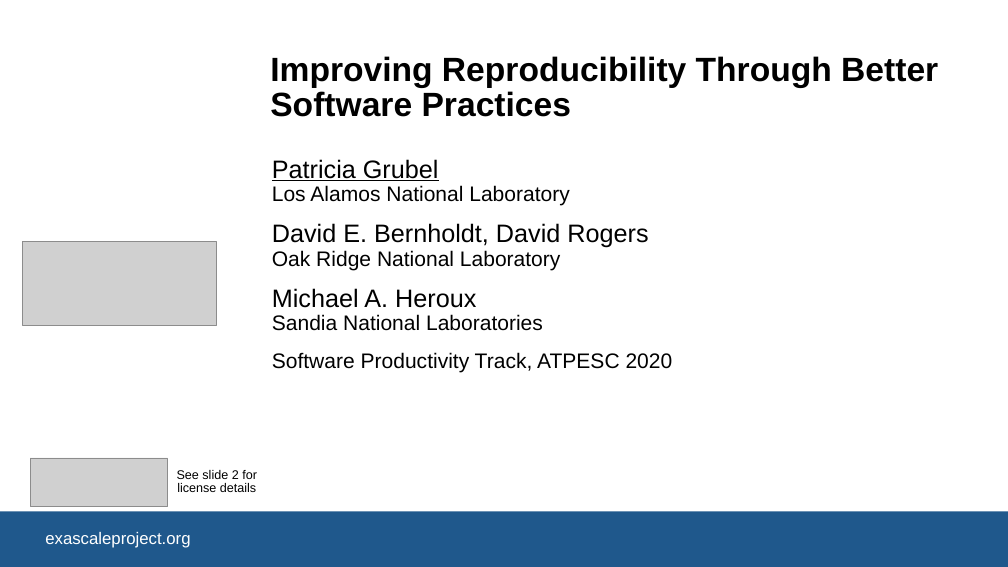
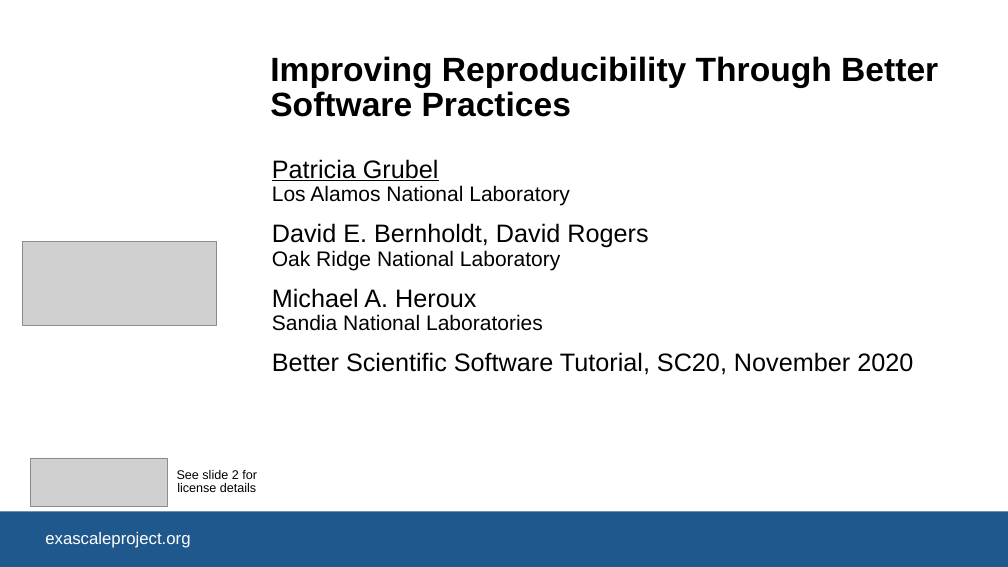
Before and after one commit to bssw-tutorial/presentations, a slide deck: slide 1 of SC20-reproducibility.pptx. Drawn at 1008x567 pixels with LibreOffice and Linux fonts; fonts in the diff are those of the drawing; grey boxes stand for pictures; background and template pictures are left out. Boxes give left, top, right and bottom in pixels: in the first picture for what was removed or moved away, otherwise in the second. Text is boxed around its words. In the diff, an @@ line names an element or a change of style, - is before the commit and + after.

Commit message:
Update SC reproducibility, minor change to git.

```diff
--- a/SC20-reproducibility.pptx
+++ b/SC20-reproducibility.pptx
@@ subtitle at bbox=[272, 352, 913, 375]: text changed; size 20 to 24 pt @@
-Software Productivity Track, ATPESC 2020
+Better Scientific Software Tutorial, SC20, November 2020
```
Also in this commit, not shown: 5 other slides changed, 1 slide added.
